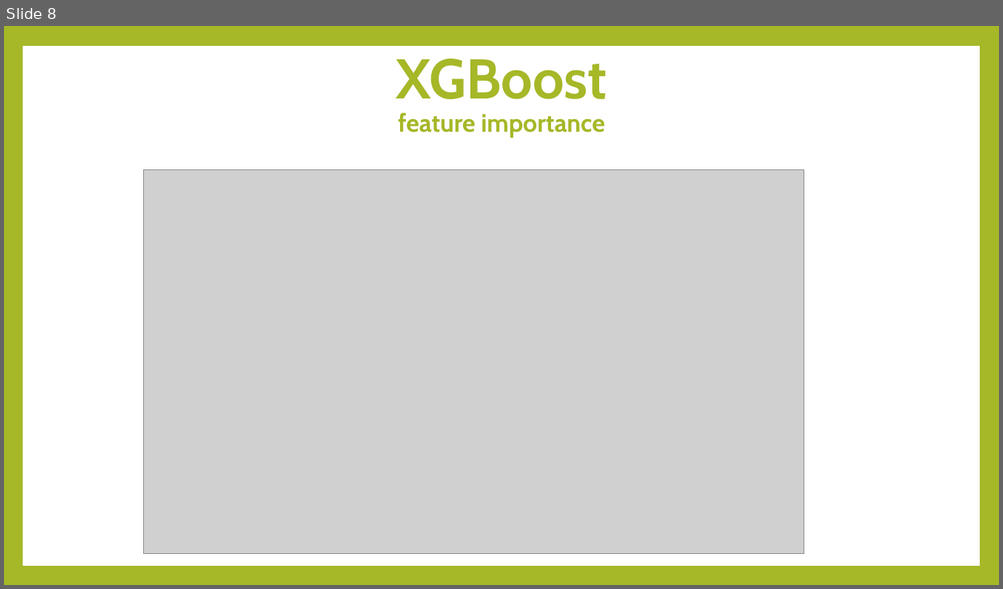
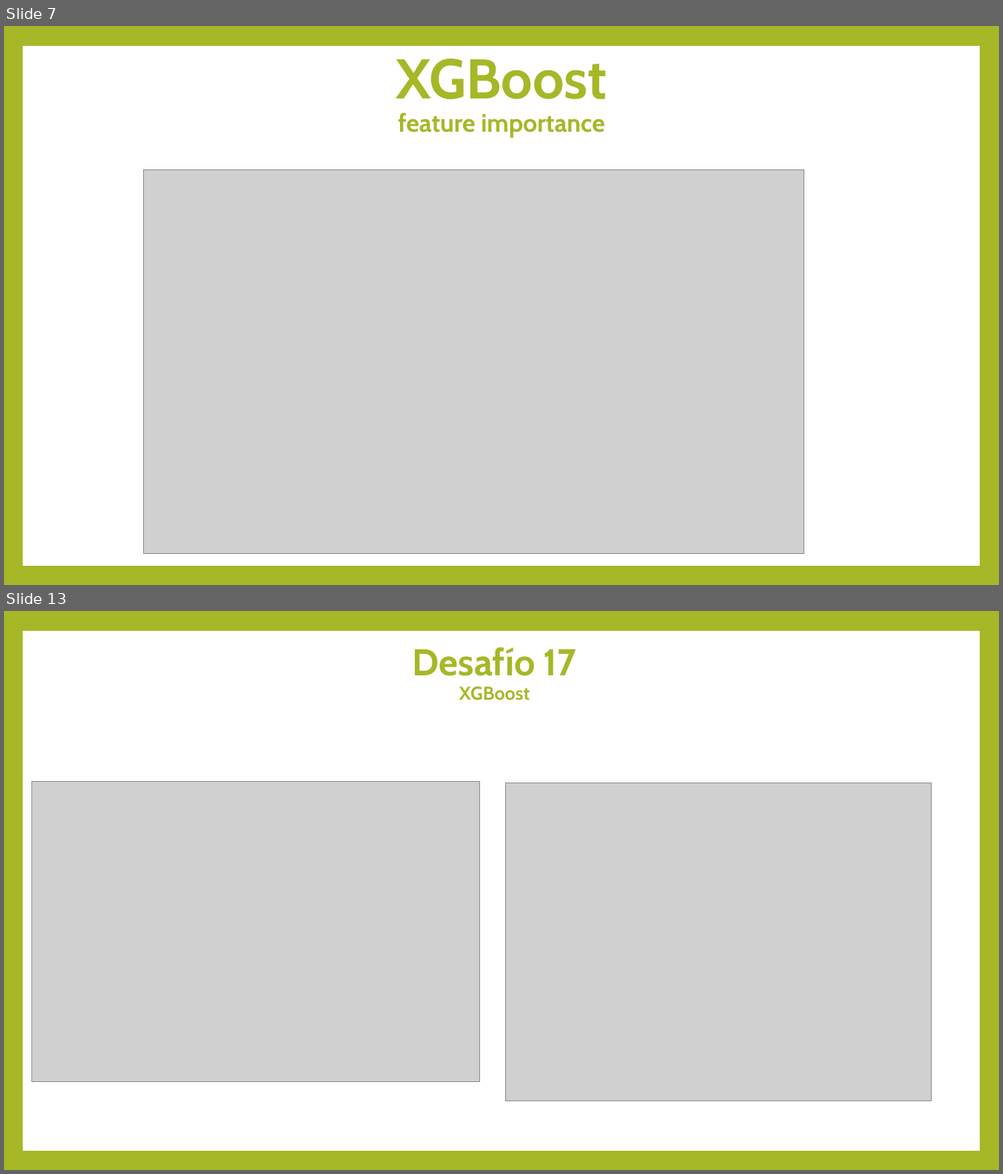
Before and after one commit to felipeaguirre66/PoliticsNLP, a slide deck: Classification/presentacion_clasificador.pptx. Shown one above the other, each under a label of ours: slide 8 before the commit, slides 7 and 13 after it; the slides between them are not shown. The pictures are 1003x589 and 1003x1174 pixels, drawn with LibreOffice and Linux fonts; fonts in the diff are those of the drawing; grey boxes stand for pictures. Boxes give left, top, right and bottom in pixels: in the first picture for what was removed or moved away, otherwise in the second. Text is boxed around its words. In the diff, an @@ line names an element or a change of style, - is before the commit and + after.

```diff
--- a/Classification/presentacion_clasificador.pptx
+++ b/Classification/presentacion_clasificador.pptx
@@ slide 13 added at [4, 611, 999, 1170], background #A6B727; not listed: 1 template element that a slide beside it also shows @@
@@ title added at [412, 647, 576, 701], 36 pt, text #A6B727, bold @@
+Desafío 17
+XGBoost
@@ picture added at [31, 782, 479, 1082] @@
@@ picture added at [506, 783, 931, 1101] @@
@@ what was slide 8 is now slide 7 @@
```
Also in this commit, not shown: 3 slides changed, 5 other slides added, 4 other files.
